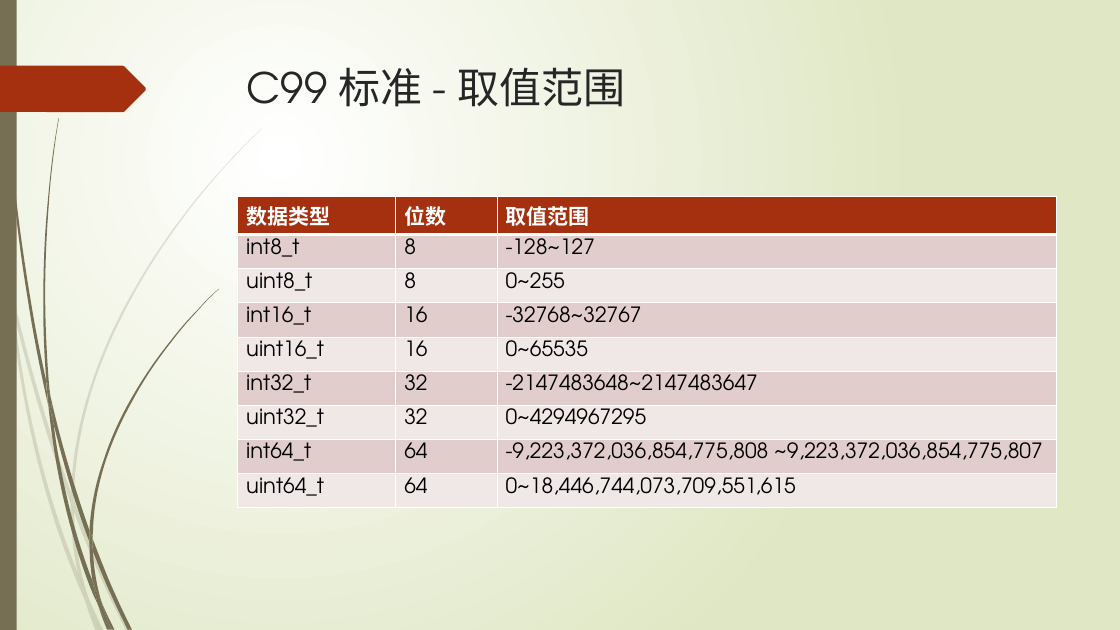
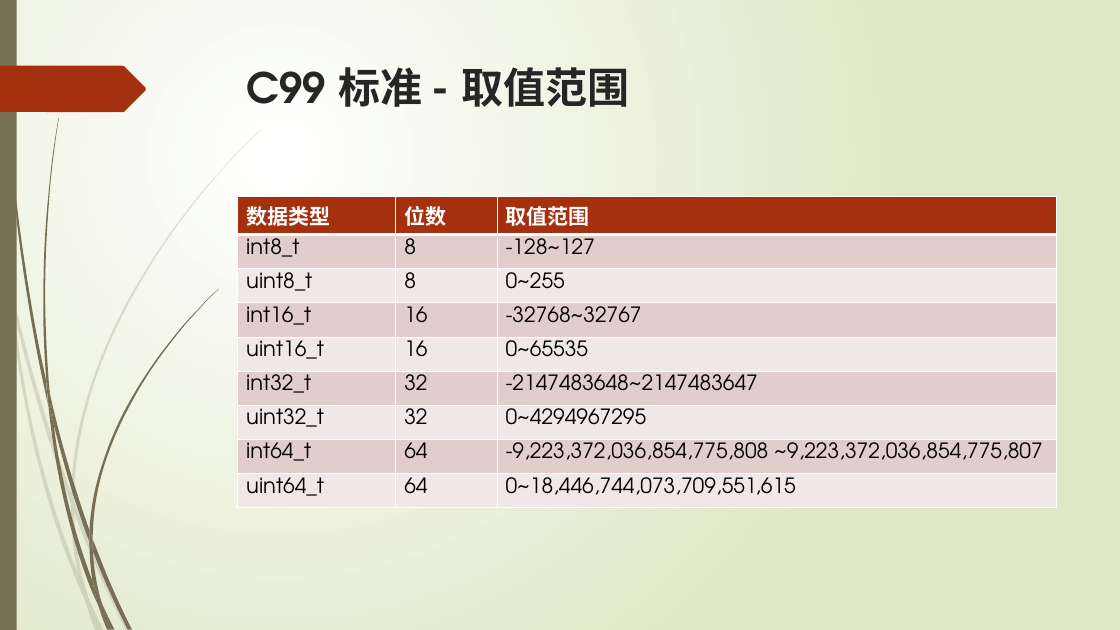
Before and after one commit to liuty2006/learn, a slide deck: slide 50 of learn_cpp/docs/C++语言培训.pptx (slide 48 before the commit). Drawn at 1120x630 pixels with LibreOffice and Linux fonts; fonts in the diff are those of the drawing. Boxes give left, top, right and bottom in pixels: in the first picture for what was removed or moved away, otherwise in the second. Text is boxed around its words. In the diff, an @@ line names an element or a change of style, - is before the commit and + after.

```diff
--- a/learn_cpp/docs/C++语言培训.pptx
+++ b/learn_cpp/docs/C++语言培训.pptx
@@ title "C99 标准 - 取值范围" at [247,67,629,107]: bold on @@
```
Also in this commit, not shown: 3 other slides changed, 3 slides added, 9 other files.
